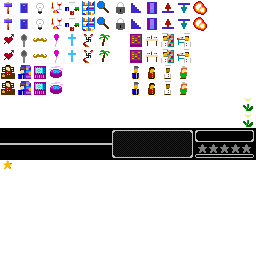
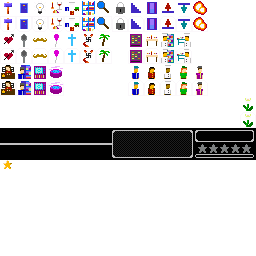
Two versions of the same layered image (256 x 256). Layer-by-layer changes:
painted on "hud.png" over [26, 3, 208, 96]
